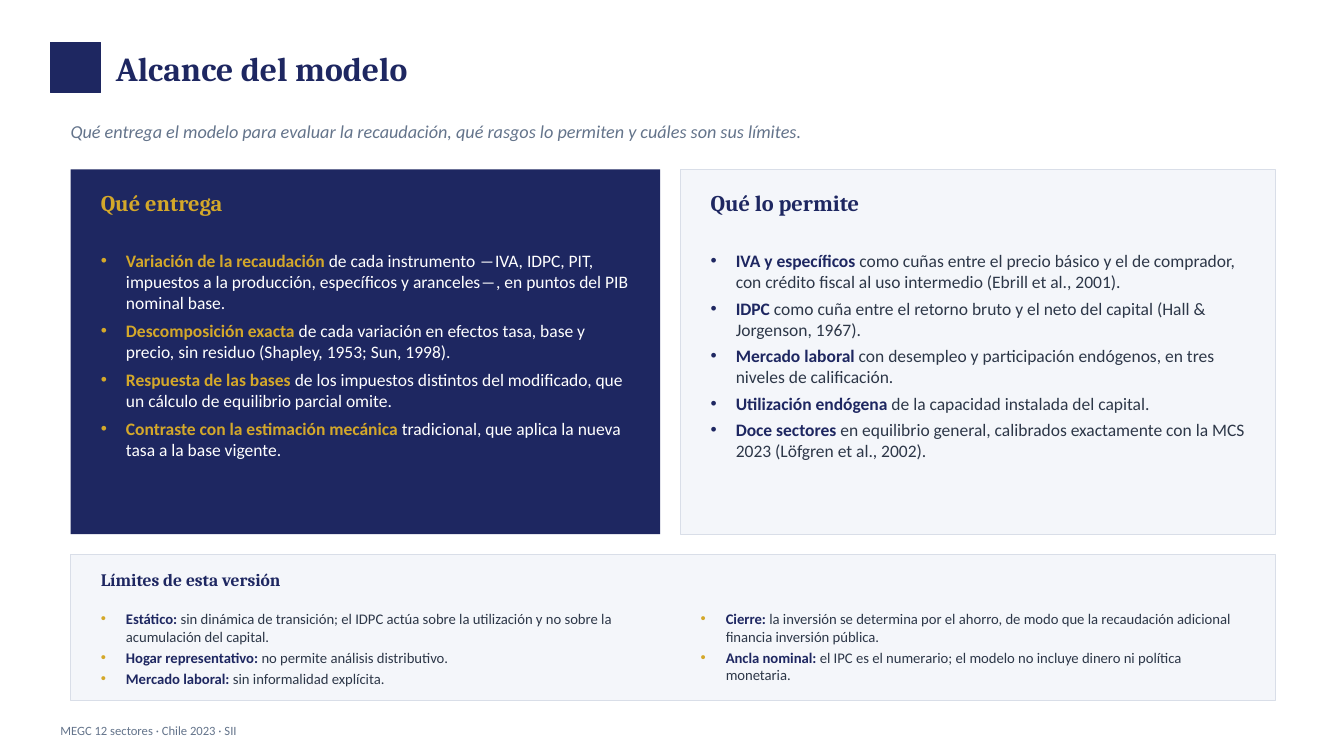
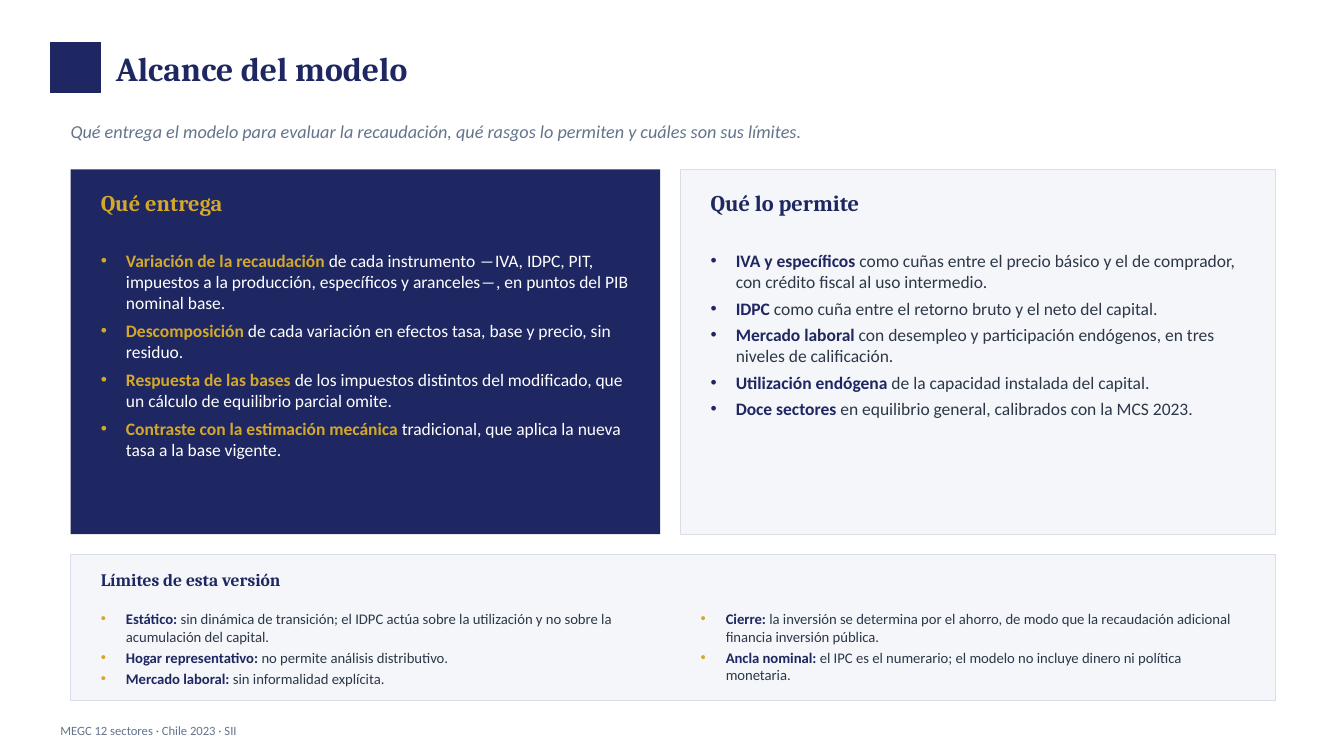
Before and after one commit to fcohenriquez/eq_general, a slide deck: slide 3 of documentacion/paper_rat_54/MEGC_Chile_12sectores_CIAT_202610.pptx. Drawn at 1344x756 pixels with LibreOffice and Linux fonts; fonts in the diff are those of the drawing. Boxes give left, top, right and bottom in pixels: in the first picture for what was removed or moved away, otherwise in the second. Text is boxed around its words. In the diff, an @@ line names an element or a change of style, - is before the commit and + after.

Commit message:
VersiCambio a consideración de ILA como impuesto específico en la documentación

```diff
--- a/documentacion/paper_rat_54/MEGC_Chile_12sectores_CIAT_202610.pptx
+++ b/documentacion/paper_rat_54/MEGC_Chile_12sectores_CIAT_202610.pptx
@@ text at [736,254,1235,318]: text changed @@
-• IVA y específicos como cuñas entre el precio básico y el de comprador, con crédito fiscal al uso intermedio (Ebrill et al., 2001).
-• IDPC como cuña entre el retorno bruto y el neto del capital (Hall & Jorgenson, 1967).
+• IVA y específicos como cuñas entre el precio básico y el de comprador, con crédito fiscal al uso intermedio.
+• IDPC como cuña entre el retorno bruto y el neto del capital.
@@ text at [126,325,611,358]: text changed @@
-• Descomposición exacta de cada variación en efectos tasa, base y precio, sin residuo (Shapley, 1953; Sun, 1998).
+• Descomposición de cada variación en efectos tasa, base y precio, sin residuo.
@@ text at [736,403,1193,418]: text changed @@
-• Doce sectores en equilibrio general, calibrados exactamente con la MCS 2023 (Löfgren et al., 2002).
+• Doce sectores en equilibrio general, calibrados con la MCS 2023.
```
Also in this commit, not shown: 6 other slides changed, 1 slide added, 7 other files.
